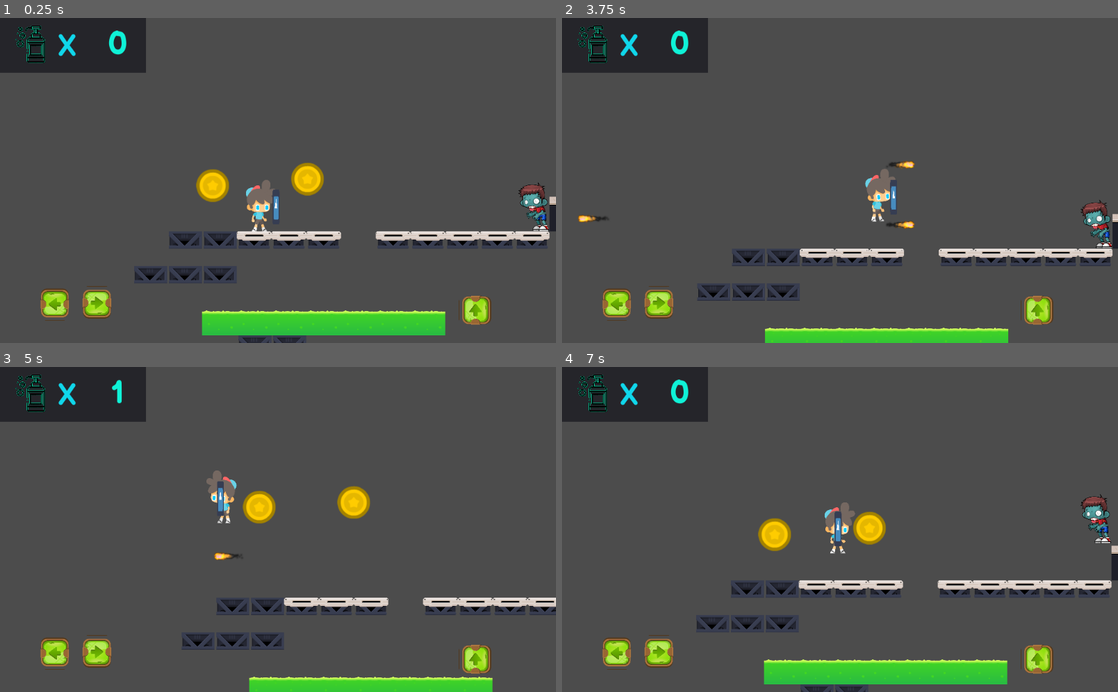
Above: before the commit, frames 1-4 (two rows, left to right).
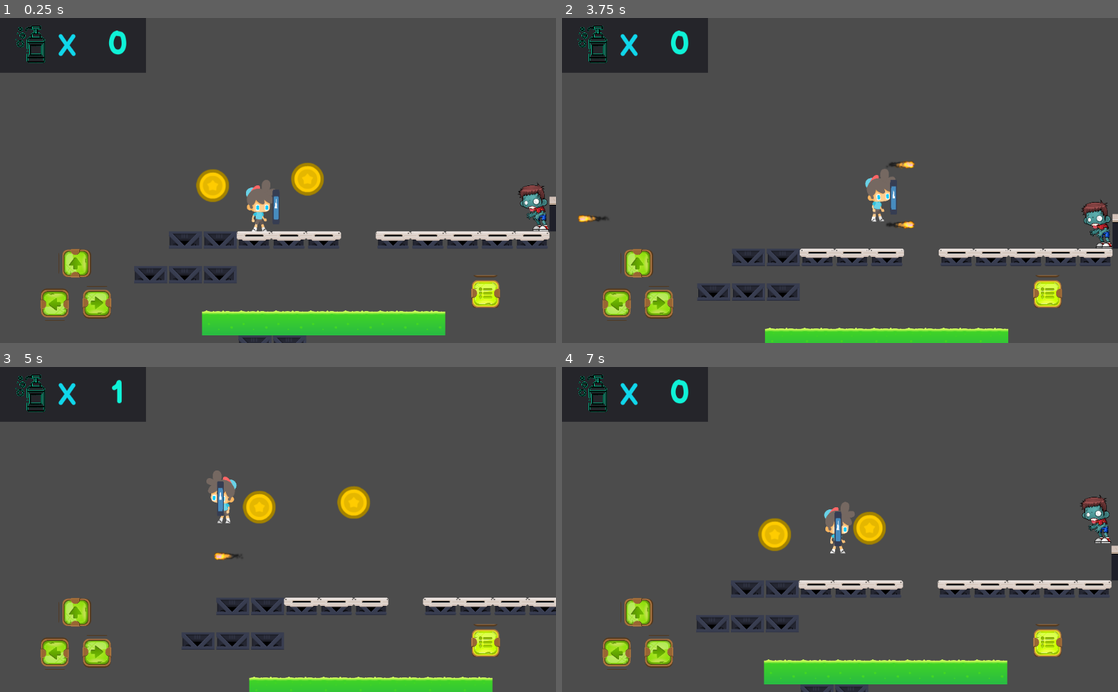
Above: after the commit, the same moments.

Repository: Sarath191181208/Covid-19
Game: Godot game, scene res://scenes/leve1.tscn
The game is run twice, just before and just after one commit, with the same random seed, the same clock (stepped at 60 frames per second) and the same inputs. The project has no main scene, so this scene is started directly. The engine's default icon, where the game draws it, is replaced by a stand-in: a white triangle on a blue panel in a dark square.
Inputs:
- Up to frame 1 (0.25 s): no input
- Up to frame 2 (3.75 s): hold D (right) 0.53-2.03 s; tap Shift (fire) every 0.75 s from 0.6 to 3.6 s; tap Up (jump) at 0.77, 1.52, 3.02 s; hold A (left) 2.03-2.78 s; hold D (right) from 2.78 s (still down)
- Up to frame 3 (5 s): tap Up (jump) at 3.77, 4.52 s; release D (right) at 4.28 s; hold A (left) from 4.28 s (still down); tap Shift (fire) at 4.35 s
- Up to frame 4 (7 s): release A (left) at 5.03 s; hold D (right) 5.03-5.78 s; tap Shift (fire) at 5.1, 5.85, 6.6 s; hold A (left) from 5.78 s (still down); tap Up (jump) at 6.02, 6.77 s

The runs differ from the first frame. In frame 1, 1.3% of the frame differs, in the area x 10-99%, y 50-95%; in frame 2, 1.4%; in frame 3, 1.2%; in frame 4, 1.4%, in the area x 10-99%, y 39-95%.

Commit message:
added fire button

Diff:
--- a/scenes/enemy.tscn
+++ b/scenes/enemy.tscn
@@ -18,7 +18,7 @@
 scale = Vector2( 0.2, 0.2 )
 frames = ExtResource( 1 )
 animation = "idle"
-frame = 1
+frame = 3
 playing = true
 flip_h = true
 
--- a/scenes/player.tscn
+++ b/scenes/player.tscn
@@ -6,16 +6,17 @@
 [ext_resource path="res://Assets/fonts/BalsamiqSans-Bold.ttf" type="DynamicFontData" id=4]
 [ext_resource path="res://Assets/transparent-bathroom-icon-shampoo-icon-5f9bb136b9e384.4757588116040389667614.png" type="Texture" id=5]
 [ext_resource path="res://icon.png" type="Texture" id=6]
+[ext_resource path="res://Assets/buttons/tile071.png" type="Texture" id=7]
 
-[sub_resource type="DynamicFont" id=2]
+[sub_resource type="DynamicFont" id=1]
 size = 56
 font_data = ExtResource( 4 )
 
-[sub_resource type="DynamicFont" id=3]
+[sub_resource type="DynamicFont" id=2]
 size = 60
 font_data = ExtResource( 4 )
 
-[sub_resource type="RectangleShape2D" id=4]
+[sub_resource type="RectangleShape2D" id=3]
 extents = Vector2( 10, 41.6507 )
 
 [node name="player" type="KinematicBody2D"]
@@ -32,7 +33,7 @@
 [node name="CanvasModulate" type="CanvasLayer" parent="."]
 
 [node name="up" type="TouchScreenButton" parent="CanvasModulate"]
-position = Vector2( 845.211, 565.746 )
+position = Vector2( 108.376, 479.173 )
 rotation = -1.5708
 scale = Vector2( 0.3, 0.3 )
 normal = ExtResource( 3 )
@@ -54,6 +55,12 @@
 action = "right"
 visibility_mode = 1
 
+[node name="fire" type="TouchScreenButton" parent="CanvasModulate"]
+position = Vector2( 865.733, 475.191 )
+scale = Vector2( 0.3, 0.3 )
+normal = ExtResource( 7 )
+action = "fire"
+
 [node name="Position2D" type="Position2D" parent="."]
 position = Vector2( 10, 0 )
 
@@ -117,12 +124,12 @@
 scale = Vector2( 0.199, 0.2 )
 frames = ExtResource( 1 )
 animation = "Idle"
-frame = 7
+frame = 15
 playing = true
 
 [node name="CollisionShape2D" type="CollisionShape2D" parent="."]
 position = Vector2( -4, 2 )
-shape = SubResource( 4 )
+shape = SubResource( 3 )
 
 [node name="Sprite" type="Sprite" parent="CollisionShape2D"]
 position = Vector2( 0.38208, -3.05675 )
Binary file added: Assets/buttons/tile071.png
Not shown, added: Assets/buttons/tile071.png.import
Binary file added: Assets/buttons/tile090.png
Not shown, added: Assets/buttons/tile090.png.import
Binary file added: Assets/buttons/tile096.png
Not shown, added: Assets/buttons/tile096.png.import
Binary file added: Assets/buttons/tile137.png
Not shown, added: Assets/buttons/tile137.png.import
Binary file added: Assets/buttons/tile167.png
Not shown, added: Assets/buttons/tile167.png.import
Binary file added: Assets/buttons/tile201.png
Not shown, added: Assets/buttons/tile201.png.import
(and 1 more such lines)
